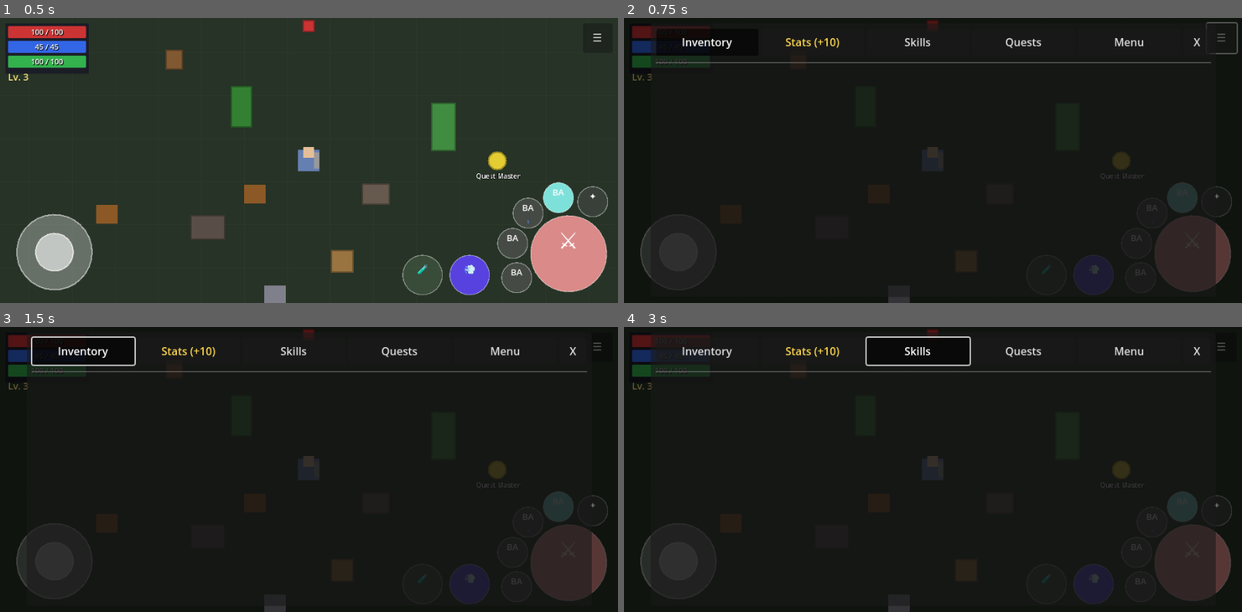
Above: before the commit, frames 1-4 (two rows, left to right).
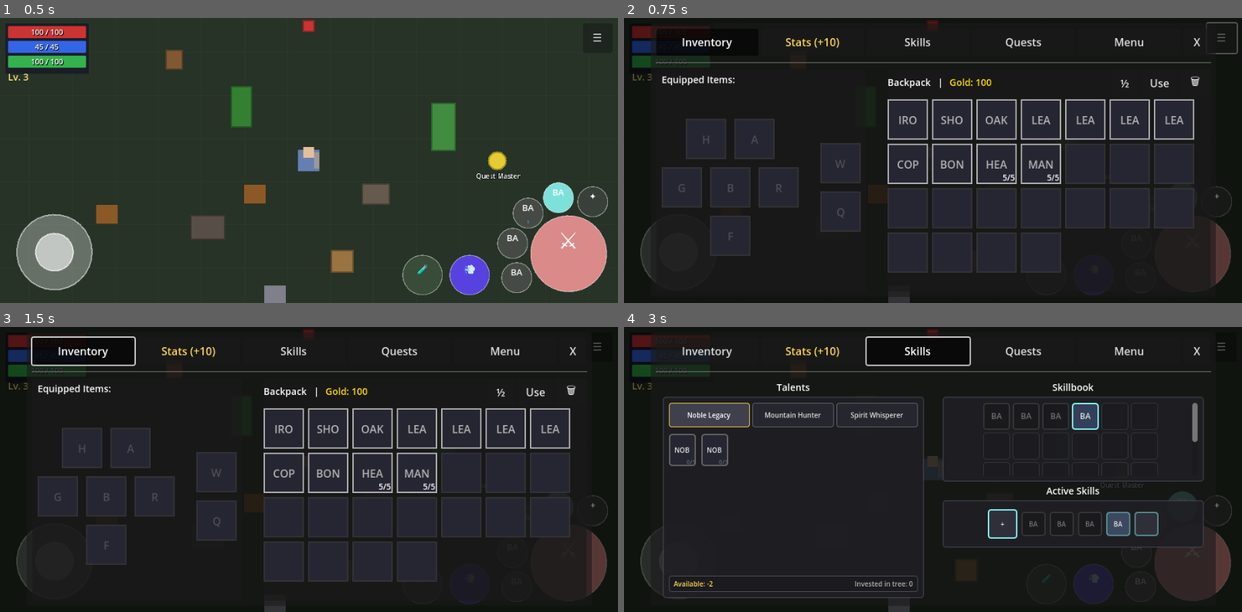
Above: after the commit, the same moments.

Repository: MatousHruska/MobileTestia
Game: Godot game, scene res://scenes/world/test_zone.tscn
Same seed, same stepped clock (60 frames per second), same inputs: the game is played once before the commit and once after it.
Inputs:
- Up to frame 1 (0.5 s): no input
- Up to frame 2 (0.75 s): click "☰" at 0.5 s
- Up to frame 3 (1.5 s): click "Inventory" at 1.25 s
- Up to frame 4 (3 s): click "Stats (+10)" at 2 s; click "Skills" at 2.75 s

Frame 1 is identical in both runs. In frame 2, 30% of the frame differs, in the area x 6-94%, y 20-90%; in frame 3, 30%; in frame 4, 9.1%.
Error before the commit: Parse Error: Class "UITheme" hides an autoload singleton. (res://autoloads/ui_theme.gd:2)

Commit message:
Remove class_name that conflicts with autoload singleton
In Godot 4, class_name cannot match an autoload name - they conflict.
The autoload registration alone makes UITheme globally accessible.

Diff:
--- a/autoloads/ui_theme.gd
+++ b/autoloads/ui_theme.gd
@@ -1,5 +1,4 @@
 extends Node
-class_name UITheme
 ## Global UI theme loaded from database
 ## Use this singleton to maintain consistent styling across the entire game UI
 ## Access via the 'UITheme' autoload singleton
